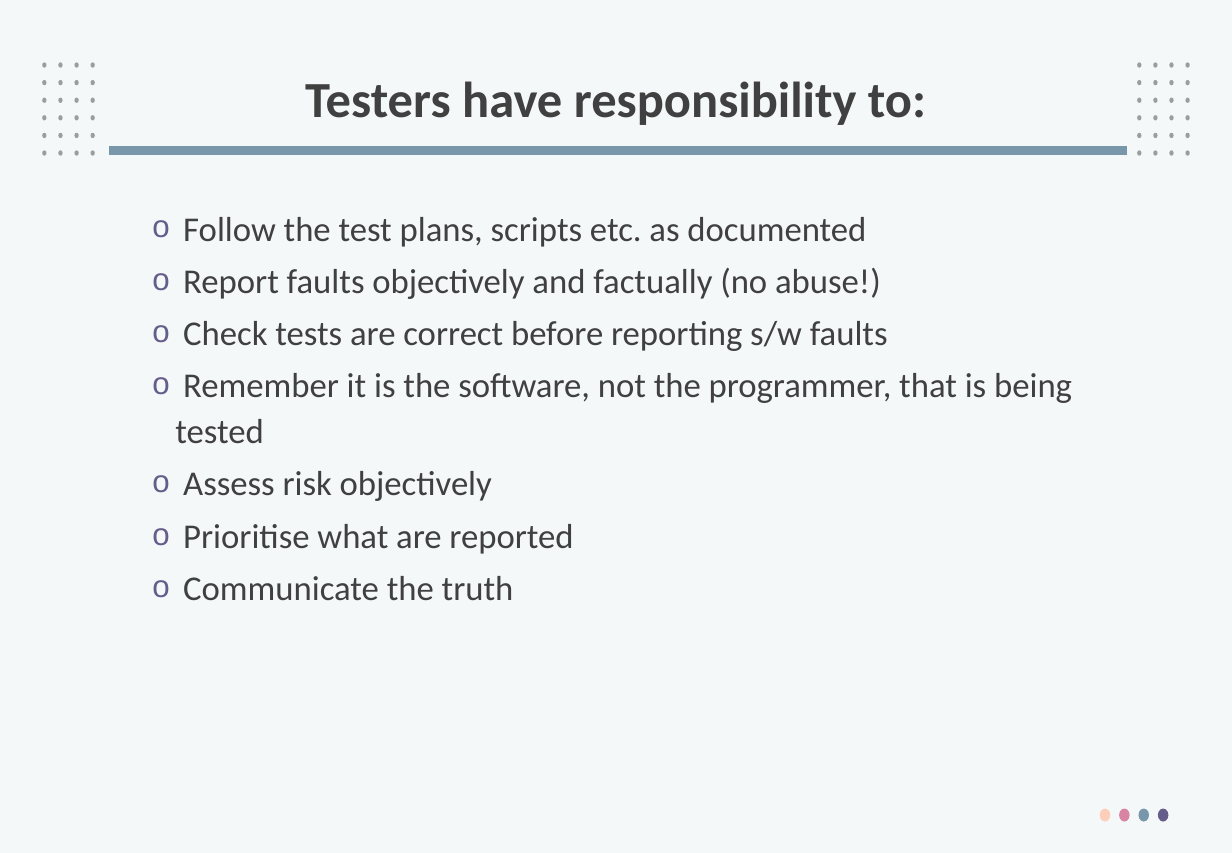
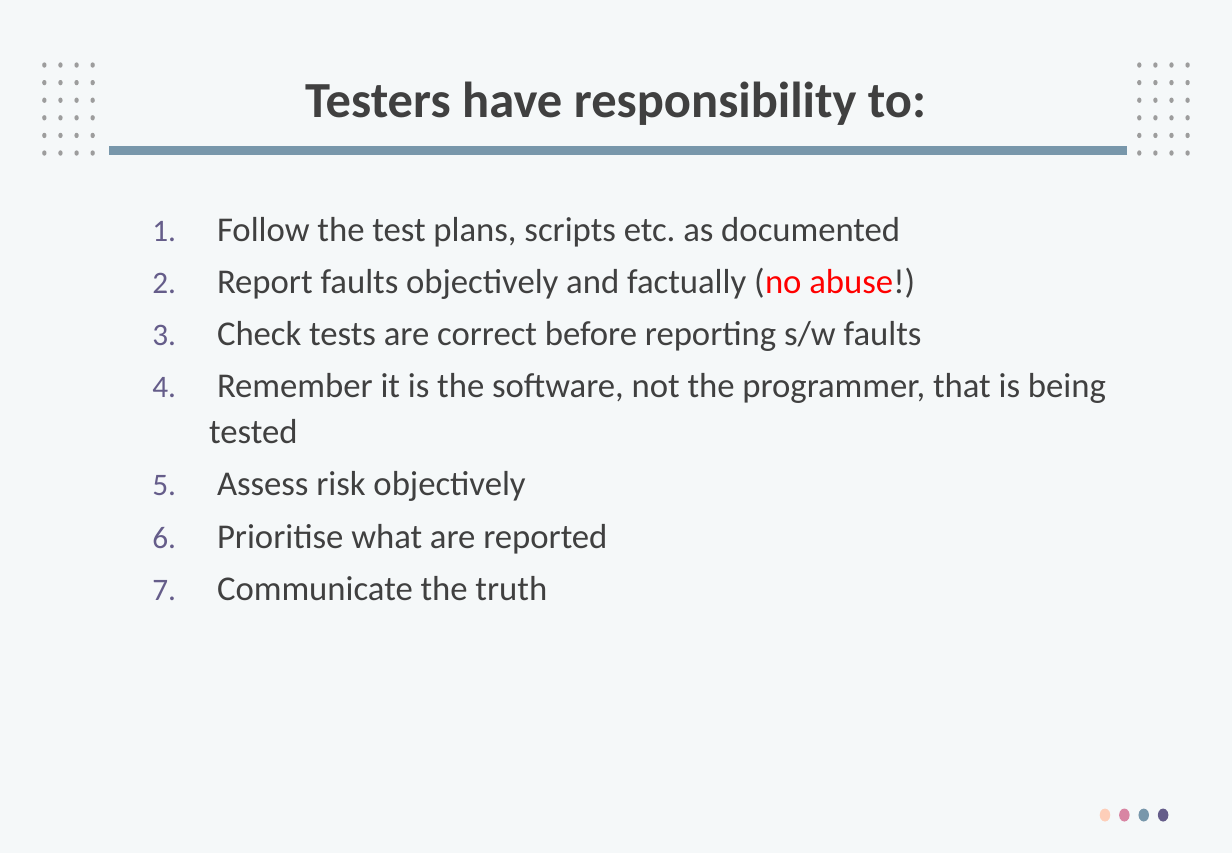
Before and after one commit to PhanManh2003/Specialization, a slide deck: slide 114 of 24_fall/SWT301/Slide 2018/SWT1_tim.pptx. Drawn at 1232x853 pixels with LibreOffice and Linux fonts; fonts in the diff are those of the drawing; background and template pictures are left out. Boxes give left, top, right and bottom in pixels: in the first picture for what was removed or moved away, otherwise in the second. Text is boxed around its words. In the diff, an @@ line names an element or a change of style, - is before the commit and + after.

```diff
--- a/24_fall/SWT301/Slide 2018/SWT1_tim.pptx
+++ b/24_fall/SWT301/Slide 2018/SWT1_tim.pptx
@@ text "Follow the test plans, scripts ..." at (209, 217, 1106, 601): text colour #404040 to #FF0000 in "(no abuse!)"; bullet o to 1. @@
```
Also in this commit, not shown: 24 other slides changed, 7 other files.
